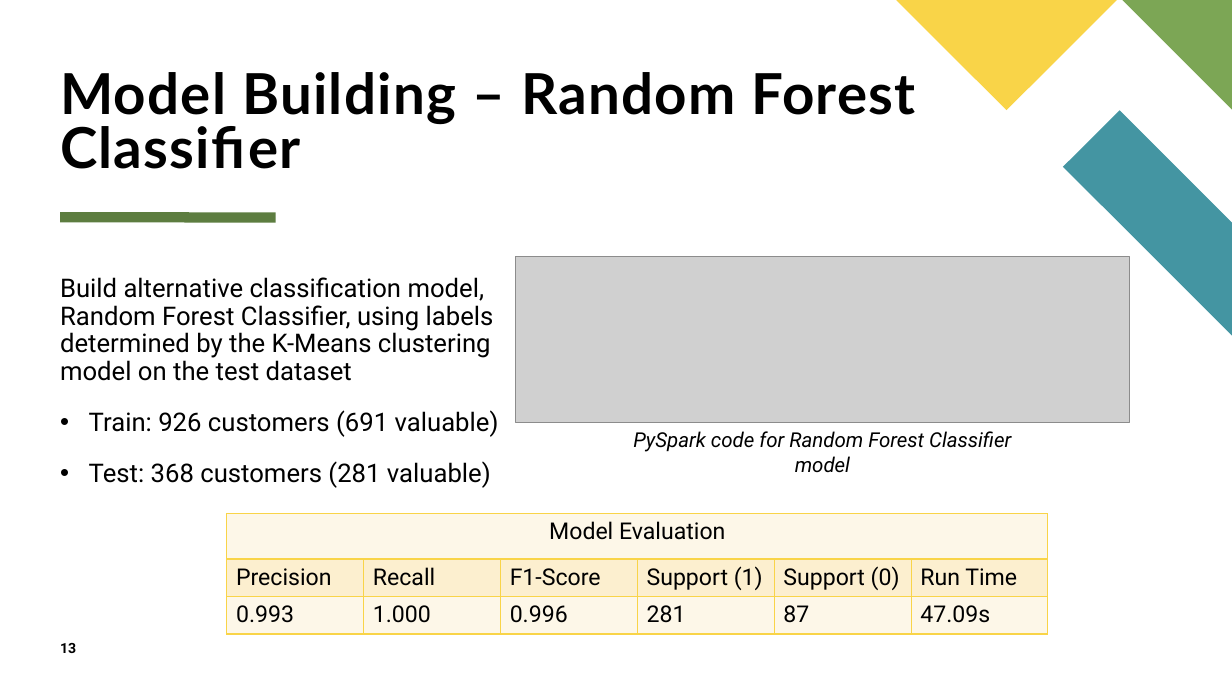
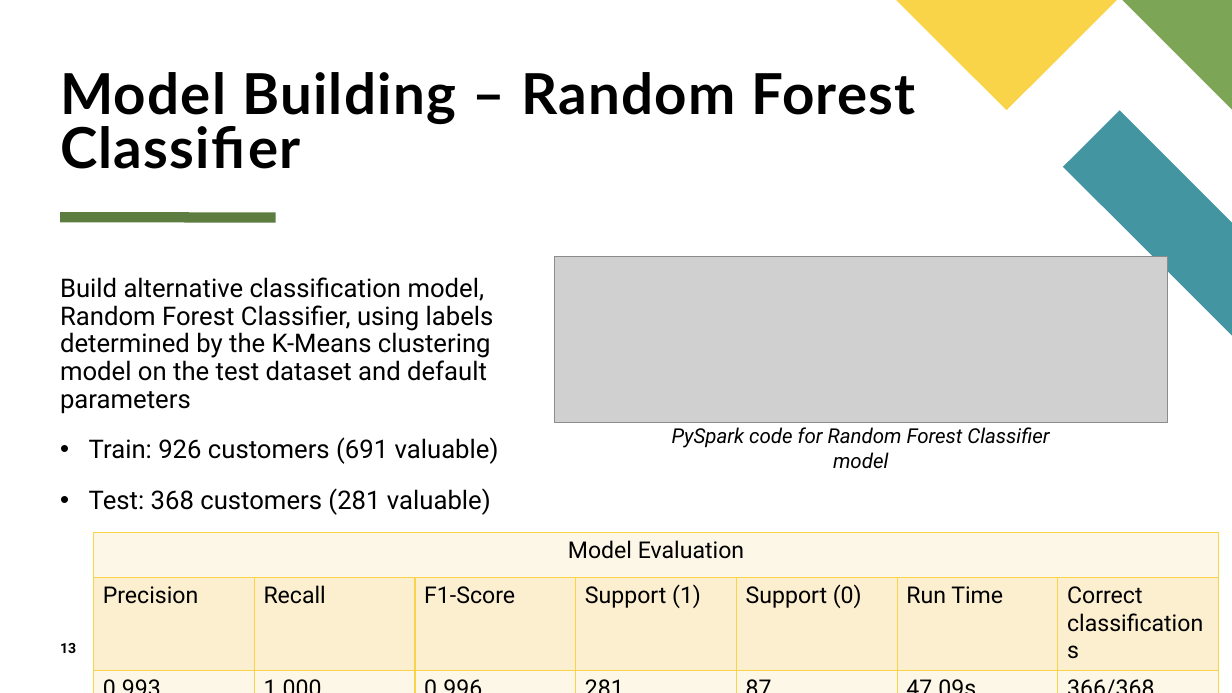
Before and after one commit to kstickmueller/CIS731-finalproject, a slide deck: slide 13 of Determing Customer Valuableness CIS731 Final Project.pptx. Drawn at 1232x693 pixels with LibreOffice and Linux fonts; fonts in the diff are those of the drawing; grey boxes stand for pictures. Boxes give left, top, right and bottom in pixels: in the first picture for what was removed or moved away, otherwise in the second. Text is boxed around its words. In the diff, an @@ line names an element or a change of style, - is before the commit and + after.

```diff
--- a/Determing Customer Valuableness CIS731 Final Project.pptx
+++ b/Determing Customer Valuableness CIS731 Final Project.pptx
@@ picture: place and size @@
-picture at [516,257,1129,422]
+picture at [555,257,1168,422]
@@ text at [60,277,494,414]: text changed @@
-Build alternative classification model, Random Forest Classifier, using labels determined by the K-Means clustering model on the test dataset
+Build alternative classification model, Random Forest Classifier, using labels determined by the K-Means clustering model on the test dataset and default parameters
@@ text "PySpark code for Random Forest ...": place and size @@
-text "PySpark code for Random Forest ..." at [633,431,1011,473]
+text "PySpark code for Random Forest ..." at [672,427,1049,469]
@@ table at [93,533,1219,680] @@
+column 7:  | Correct classifications | 366/368
@@ table: place and size @@
-table at [226,514,1047,634]
+table at [93,533,1219,680]
```
Also in this commit, not shown: 9 other slides changed, 1 other file.
